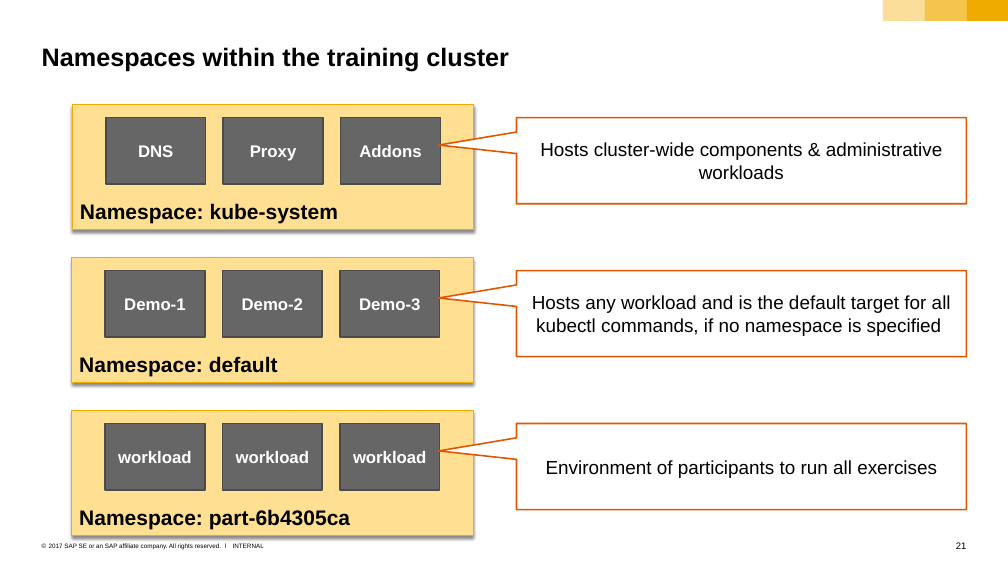
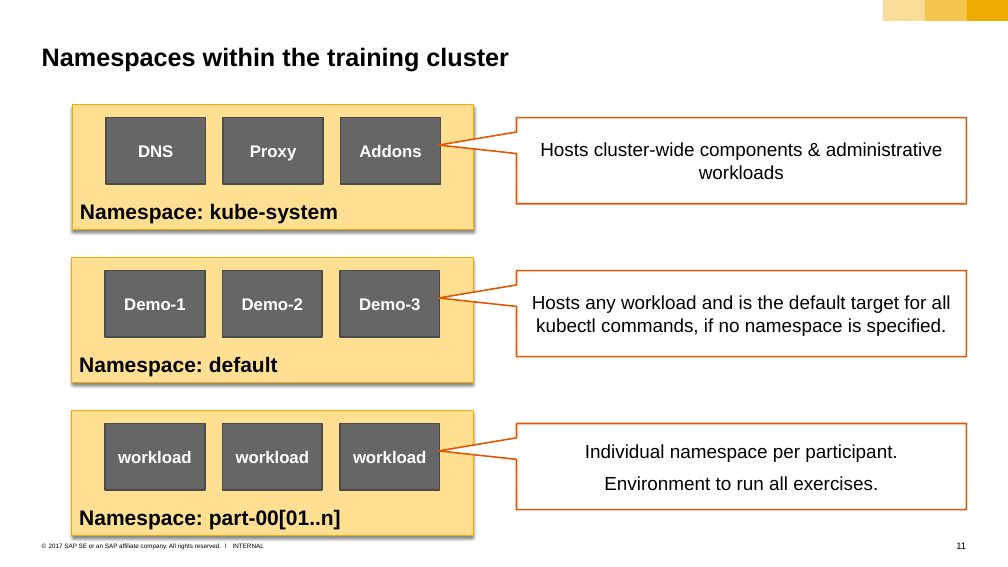
Before and after one commit to cuijiyao01/docker-k8s-training, a slide deck: slide 11 of kubernetes/01_k8s_core_components.pptx (slide 21 before the commit). Drawn at 1008x567 pixels with LibreOffice and Linux fonts; fonts in the diff are those of the drawing. Boxes give left, top, right and bottom in pixels: in the first picture for what was removed or moved away, otherwise in the second. Text is boxed around its words. In the diff, an @@ line names an element or a change of style, - is before the commit and + after.

Commit message:
add a slide to explain kubectl

```diff
--- a/kubernetes/01_k8s_core_components.pptx
+++ b/kubernetes/01_k8s_core_components.pptx
@@ text in speech box at (532, 295, 951, 336): text changed @@
-Hosts any workload and is the default target for all kubectl commands, if no namespace is specified
+Hosts any workload and is the default target for all kubectl commands, if no namespace is specified.
@@ text in speech box at (585, 444, 897, 491): text changed @@
-Environment of participants to run all exercises
+Individual namespace per participant.
+Environment to run all exercises.
@@ text in rectangle at (79, 509, 341, 530): text changed @@
-Namespace: part-6b4305ca
+Namespace: part-00[01..n]
@@ page number at (956, 542, 966, 549): text changed @@
-21
+11
```
Also in this commit, not shown: 2 other slides changed, 1 slide added, 10 slides removed.
